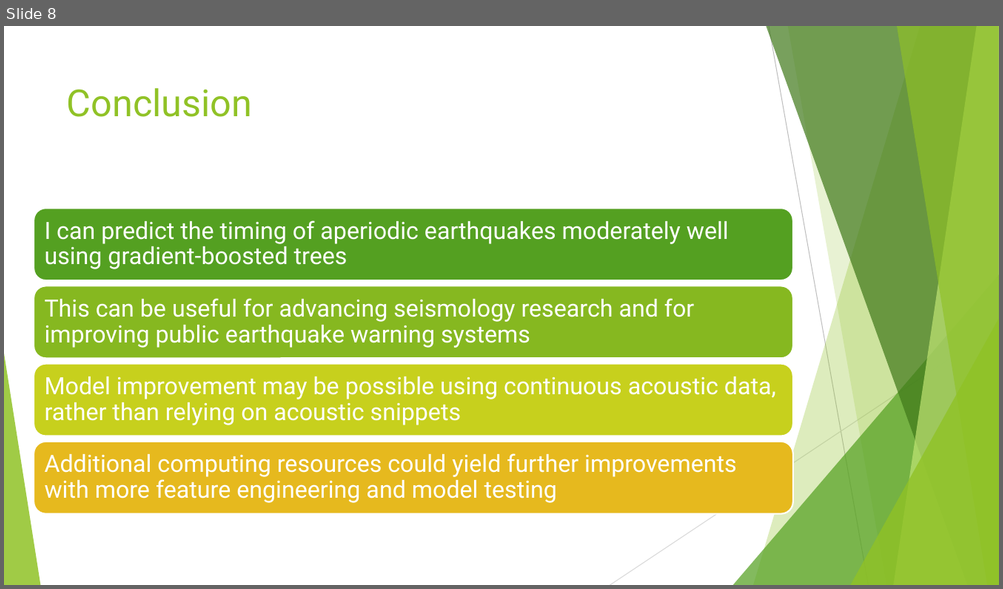
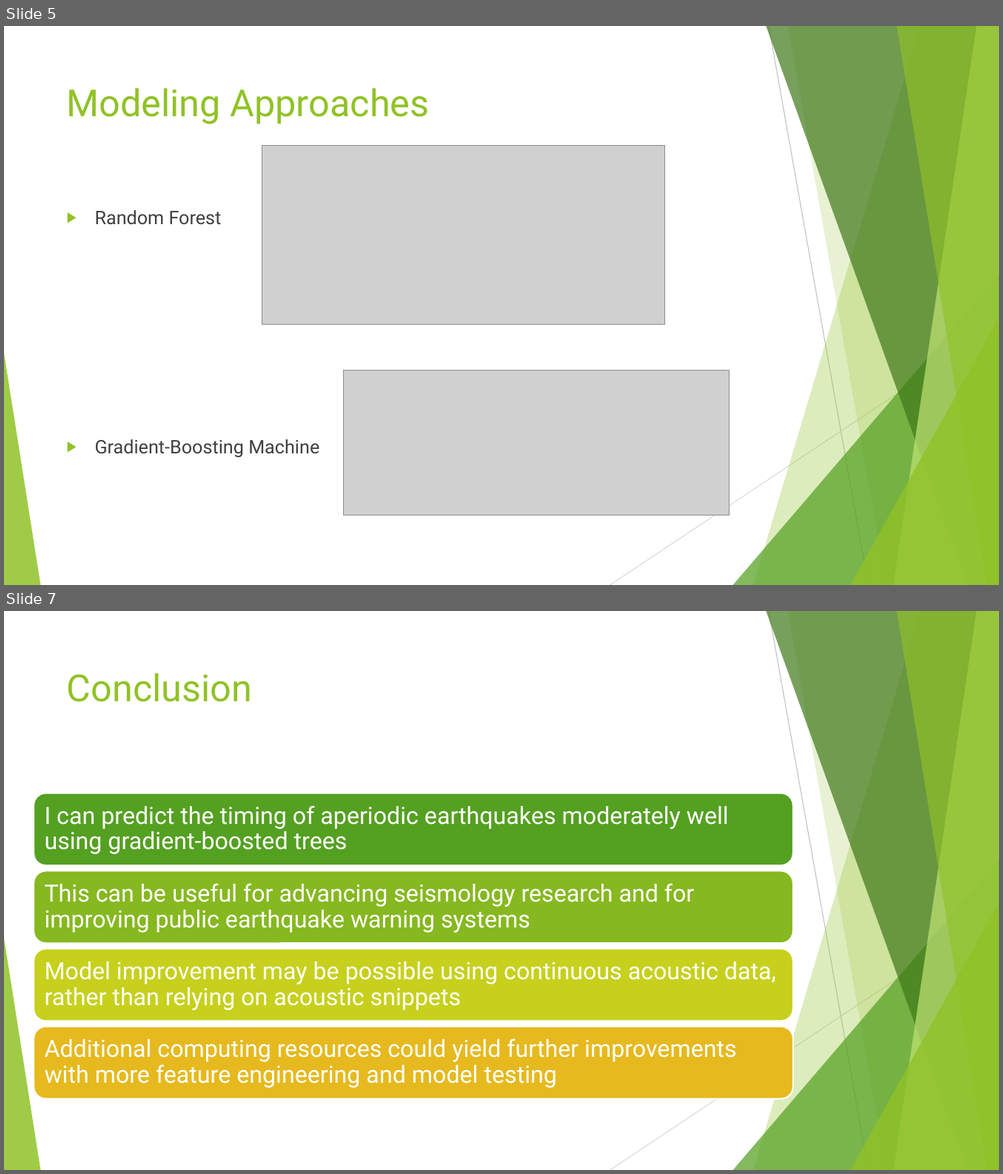
Before and after one commit to DavidBraslow/dsc-5-capstone-project-online-ds-sp-000, a slide deck: presentation.pptx. Shown one above the other, each under a label of ours: slide 8 before the commit, slides 5 and 7 after it; the slides between them are not shown. The pictures are 1003x589 and 1003x1174 pixels, drawn with LibreOffice and Linux fonts; fonts in the diff are those of the drawing; grey boxes stand for pictures. Boxes give left, top, right and bottom in pixels: in the first picture for what was removed or moved away, otherwise in the second. Text is boxed around its words. In the diff, an @@ line names an element or a change of style, - is before the commit and + after.

```diff
--- a/presentation.pptx
+++ b/presentation.pptx
@@ slide 5 added at <box>4,26,999,585</box>, background #FFFFFF; not listed: 10 template elements that a slide beside it also shows @@
@@ title added at <box>67,88,430,124</box>, 36 pt, text #90C226 @@
+Modeling Approaches
@@ picture added at <box>262,145,664,325</box> @@
@@ text added at <box>95,210,319,458</box>, 18 pt, text #404040 @@
+▶ Random Forest
+▶ Gradient-Boosting Machine
@@ picture added at <box>344,371,730,515</box> @@
@@ what was slide 8 is now slide 7 @@
```
Also in this commit, not shown: 1 slide changed, 1 other slide added, 3 slides removed, 3 other files.
